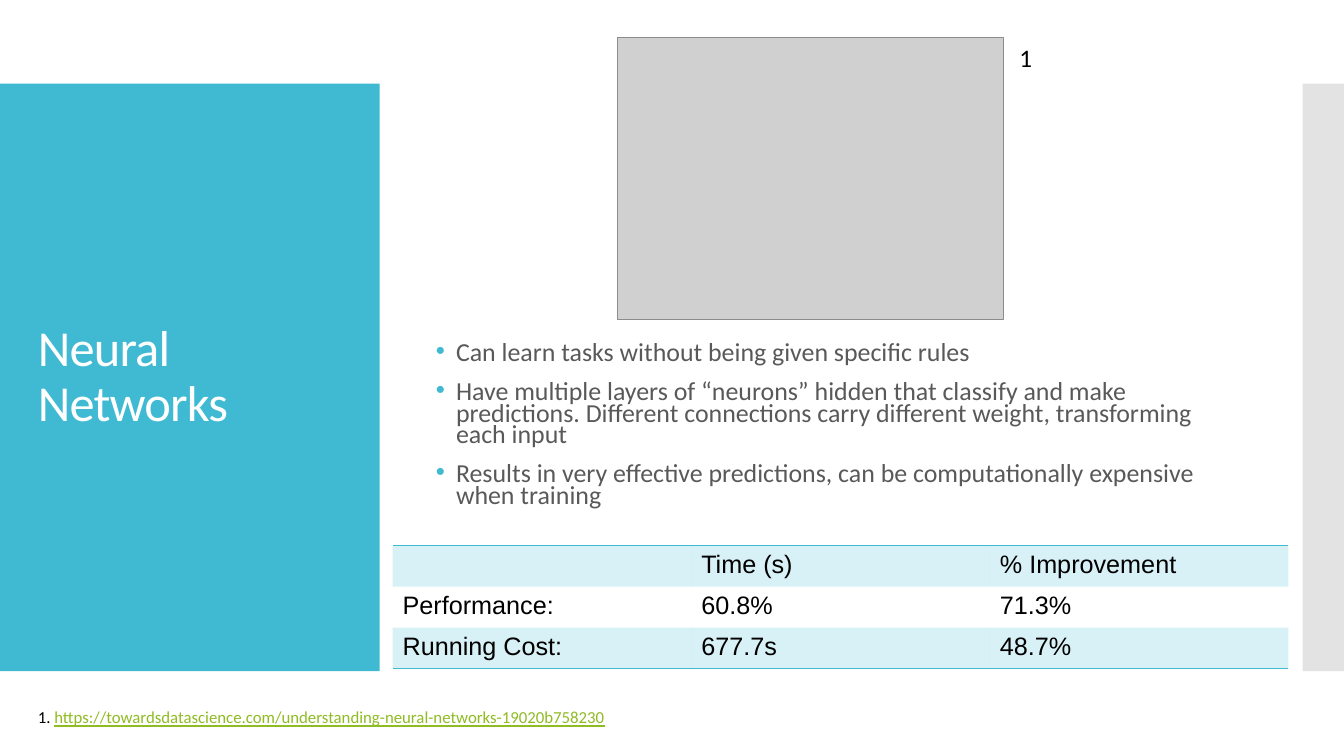
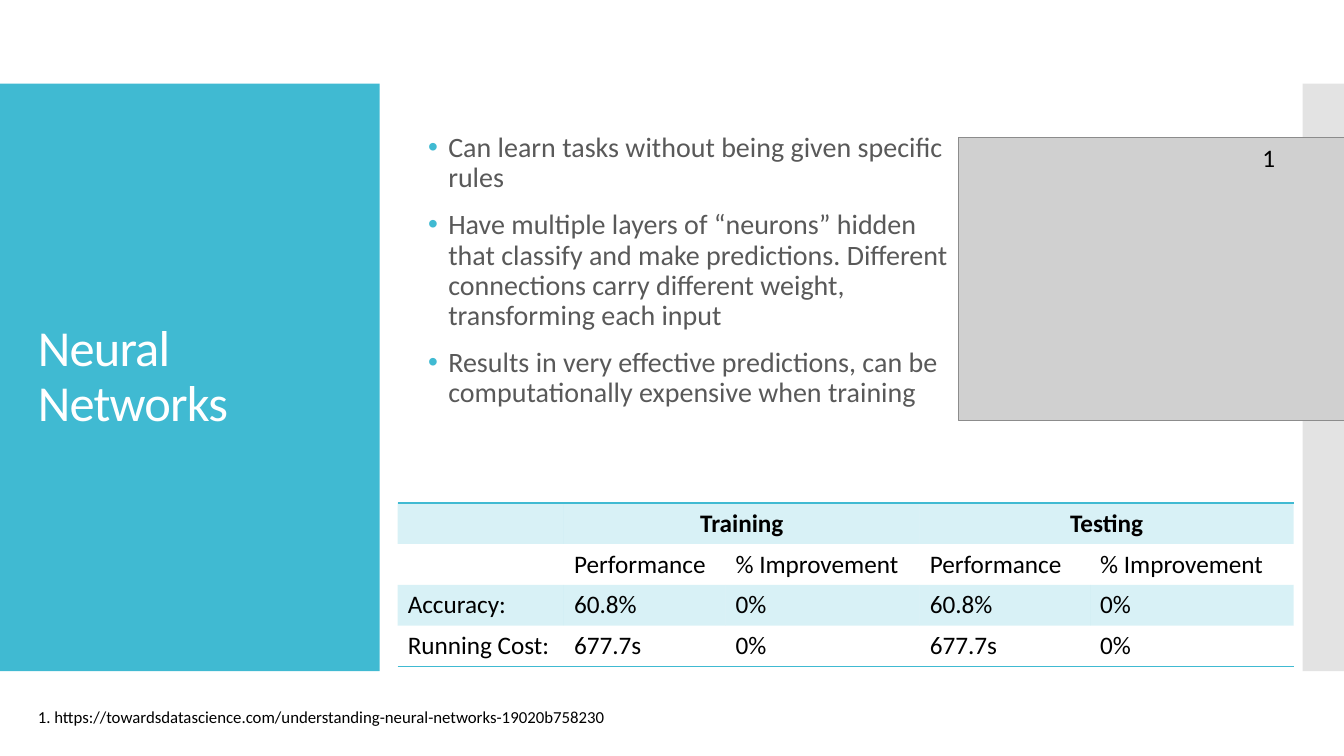
Before and after one commit to TZstatsADS/Fall2019-proj3-sec1-grp7, a slide deck: slide 7 of doc/ADS; Project 3; Predictive Analytics for Facial Emotion Recognition.pptx. Drawn at 1344x756 pixels with LibreOffice and Linux fonts; fonts in the diff are those of the drawing; grey boxes stand for pictures. Boxes give left, top, right and bottom in pixels: in the first picture for what was removed or moved away, otherwise in the second. Text is boxed around its words. In the diff, an @@ line names an element or a change of style, - is before the commit and + after.

```diff
--- a/doc/ADS; Project 3; Predictive Analytics for Facial Emotion Recognition.pptx
+++ b/doc/ADS; Project 3; Predictive Analytics for Facial Emotion Recognition.pptx
@@ text "Can learn tasks without being ...": place and size @@
-text "Can learn tasks without being ..." at bbox=[456, 343, 1193, 509]
+text "Can learn tasks without being ..." at bbox=[448, 137, 948, 407]
@@ text "Can learn tasks without being ..." at bbox=[448, 137, 948, 407]: size 18.5 to 20 pt; line spacing 0.7 to 0.9; vertical alignment middle to top @@
@@ picture: place and size @@
-picture at bbox=[617, 37, 1003, 320]
+picture at bbox=[959, 138, 1344, 420]
@@ text "1": place and size @@
-text "1" at bbox=[1019, 50, 1032, 67]
+text "1" at bbox=[1262, 150, 1275, 167]
@@ table at bbox=[398, 503, 1295, 666] @@
- | Time (s) | % Improvement
-Performance: | 60.8% | 71.3%
-Running Cost: | 677.7s | 48.7%
+ | Training |  | Testing | 
+ | Performance | % Improvement | Performance | % Improvement
+Accuracy: | 60.8% | 0% | 60.8% | 0%
+Running Cost: | 677.7s | 0% | 677.7s | 0%
@@ table: place and size @@
-table at bbox=[392, 545, 1288, 668]
+table at bbox=[398, 503, 1295, 666]
@@ text "1. https://towardsdatascience.com/understanding-neural-netwo ..." at bbox=[38, 711, 604, 726]: text colour #90BB23 to #000000, underline off @@
```
Also in this commit, not shown: 7 other slides changed, 1 slide added.
